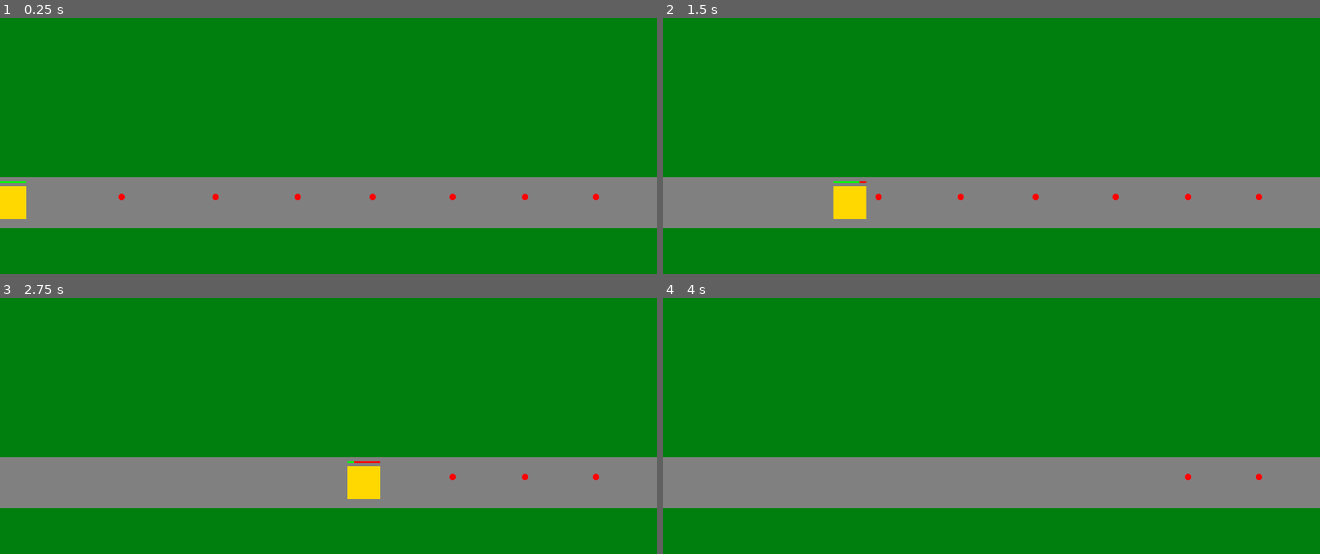
Above: before the commit, frames 1-4 (two rows, left to right).
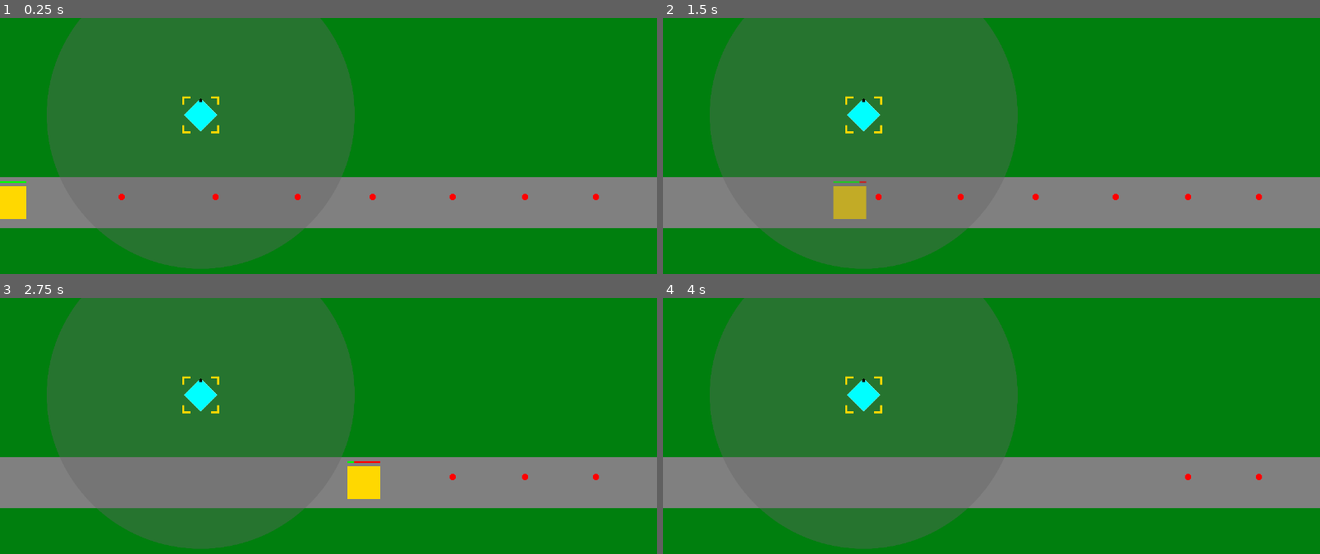
Above: after the commit, the same moments.

Repository: phrasmotica/godot-tower-defence
Game: Godot game, scene res://scenes/game.tscn
The game is run twice, just before and just after one commit, with the same random seed, the same clock (stepped at 60 frames per second) and the same inputs.
Inputs:
- Up to frame 1 (0.25 s): no input
- Up to frame 2 (1.5 s): no input
- Up to frame 3 (2.75 s): no input
- Up to frame 4 (4 s): no input

The runs differ from the first frame. In frame 1, 31% of the frame differs, in the area x 7-54%, y 0-99%; in frame 2, 32%; in frame 3, 31%; in frame 4, 31%.

Commit message:
Add gun tower to game scene

Diff:
--- a/scenes/game.tscn
+++ b/scenes/game.tscn
@@ -1,10 +1,11 @@
-[gd_scene load_steps=8 format=3 uid="uid://dgtufrjl0qobf"]
+[gd_scene load_steps=9 format=3 uid="uid://dgtufrjl0qobf"]
 
 [ext_resource type="Script" path="res://scripts/lives_manager.gd" id="1_6mlow"]
 [ext_resource type="Texture2D" uid="uid://b88llhfu10tyh" path="res://assets/sprites/path.jpg" id="1_hvnhp"]
 [ext_resource type="PackedScene" uid="uid://buo64r0x83gru" path="res://scenes/enemy_1.tscn" id="2_s70yg"]
 [ext_resource type="Script" path="res://scripts/path.gd" id="3_c8cdx"]
 [ext_resource type="PackedScene" uid="uid://dkbrkn8ajicyx" path="res://scenes/bullet.tscn" id="3_dmqji"]
+[ext_resource type="PackedScene" uid="uid://bm6ytyxvbceh0" path="res://scenes/gun_tower.tscn" id="5_3wfyb"]
 
 [sub_resource type="RectangleShape2D" id="RectangleShape2D_158o4"]
 size = Vector2(1280, 100)
@@ -36,13 +37,20 @@
 position = Vector2(640, 360)
 shape = SubResource("RectangleShape2D_158o4")
 
-[node name="PathWaypoints" type="Path2D" parent="Background"]
+[node name="Enemies" type="Node2D" parent="."]
+
+[node name="PathWaypoints" type="Path2D" parent="Enemies"]
 curve = SubResource("Curve2D_0uew2")
 script = ExtResource("3_c8cdx")
 
-[node name="Enemy1" parent="Background/PathWaypoints" instance=ExtResource("2_s70yg")]
+[node name="Enemy1" parent="Enemies/PathWaypoints" instance=ExtResource("2_s70yg")]
 position = Vector2(-50, 360)
 movement_speed = 0.2
+
+[node name="Towers" type="Node2D" parent="."]
+
+[node name="GunTower" parent="Towers" instance=ExtResource("5_3wfyb")]
+position = Vector2(391, 189)
 
 [node name="Foreground" type="Node2D" parent="."]
 
@@ -67,5 +75,5 @@
 [node name="Bullet7" parent="Foreground" instance=ExtResource("3_dmqji")]
 position = Vector2(1161, 349)
 
-[connection signal="enemy_reached_end" from="Background/PathWaypoints" to="Managers/LivesManager" method="_on_path_waypoints_enemy_reached_end"]
-[connection signal="reached_end" from="Background/PathWaypoints/Enemy1" to="Background/PathWaypoints" method="_on_enemy_1_reached_end"]
+[connection signal="enemy_reached_end" from="Enemies/PathWaypoints" to="Managers/LivesManager" method="_on_path_waypoints_enemy_reached_end"]
+[connection signal="reached_end" from="Enemies/PathWaypoints/Enemy1" to="Enemies/PathWaypoints" method="_on_enemy_1_reached_end"]
